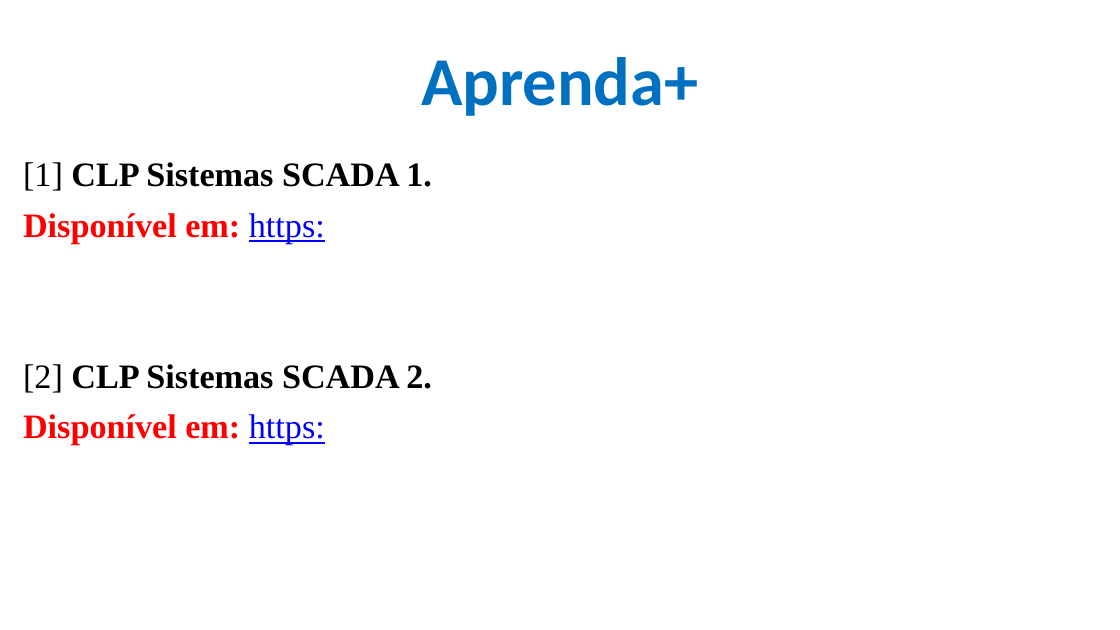
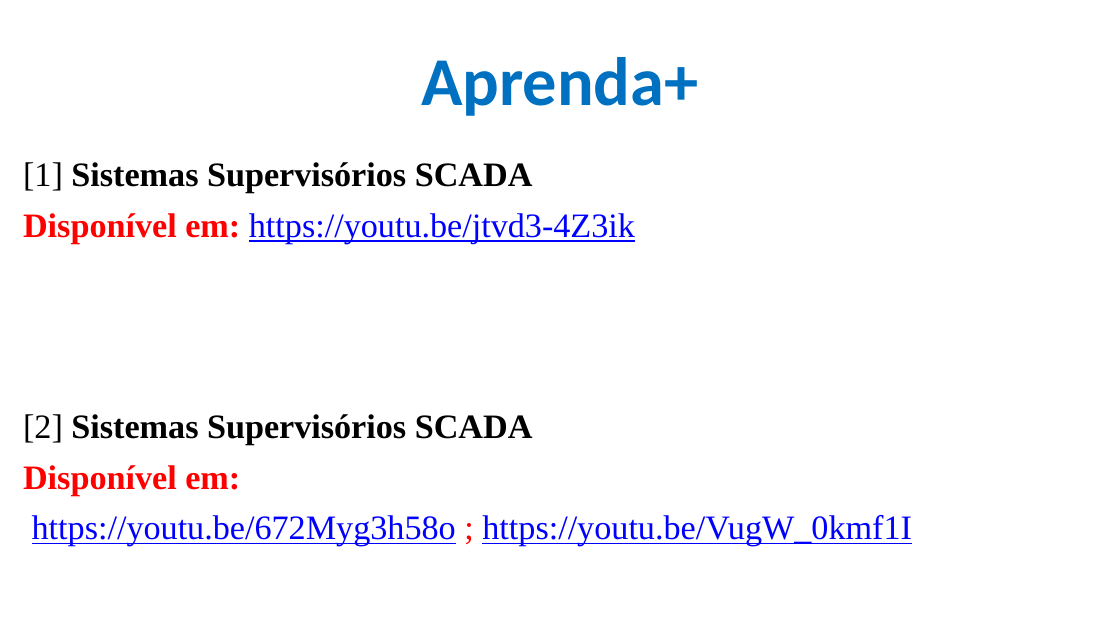
Before and after one commit to CloudEducationBrazil/WydenUniRuyControladoresLogicosProgCLP, a slide deck: slide 9 of 01 Classes/Aula9 - CLP - Arquitetura de Sistemas SCADA.pptx (slide 5 before the commit). Drawn at 1120x630 pixels with LibreOffice and Linux fonts; fonts in the diff are those of the drawing; background and template pictures are left out. Boxes give left, top, right and bottom in pixels: in the first picture for what was removed or moved away, otherwise in the second. Text is boxed around its words. In the diff, an @@ line names an element or a change of style, - is before the commit and + after.

Commit message:
Supervisórios CLP .... - 08Mai2025

```diff
--- a/01 Classes/Aula9 - CLP - Arquitetura de Sistemas SCADA.pptx
+++ b/01 Classes/Aula9 - CLP - Arquitetura de Sistemas SCADA.pptx
@@ text at [23, 162, 912, 546]: text changed; text colour #000000 to #0000FF; bold off @@
-[1] CLP Sistemas SCADA 1.
-Disponível em: https:
-[2] CLP Sistemas SCADA 2.
-Disponível em: https:
+[1] Sistemas Supervisórios SCADA
+Disponível em: https://youtu.be/jtvd3-4Z3ik
+[2] Sistemas Supervisórios SCADA
+Disponível em:
+https://youtu.be/672Myg3h58o ; https://youtu.be/VugW_0kmf1I
```
Also in this commit, not shown: 4 other slides changed, 6 slides added.
